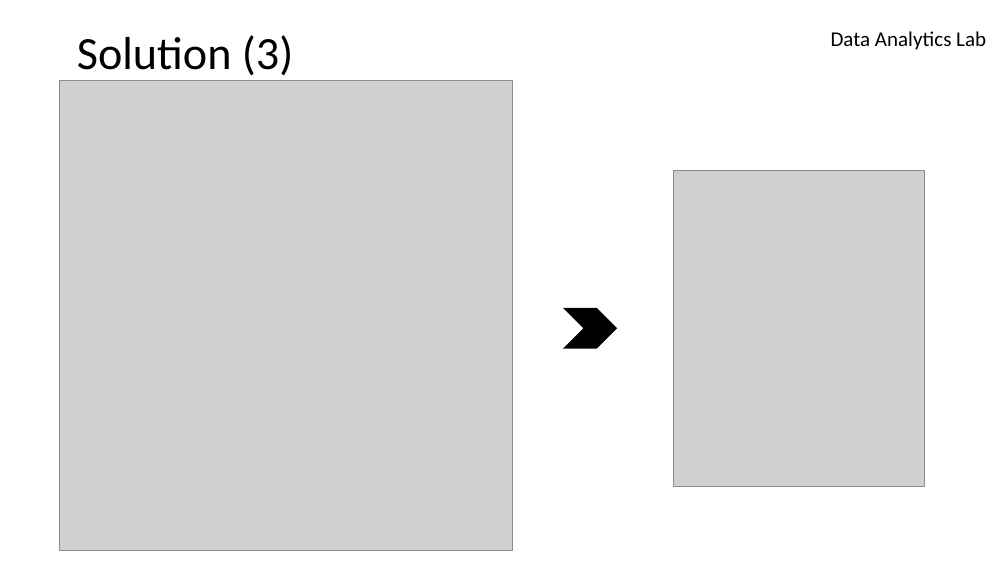
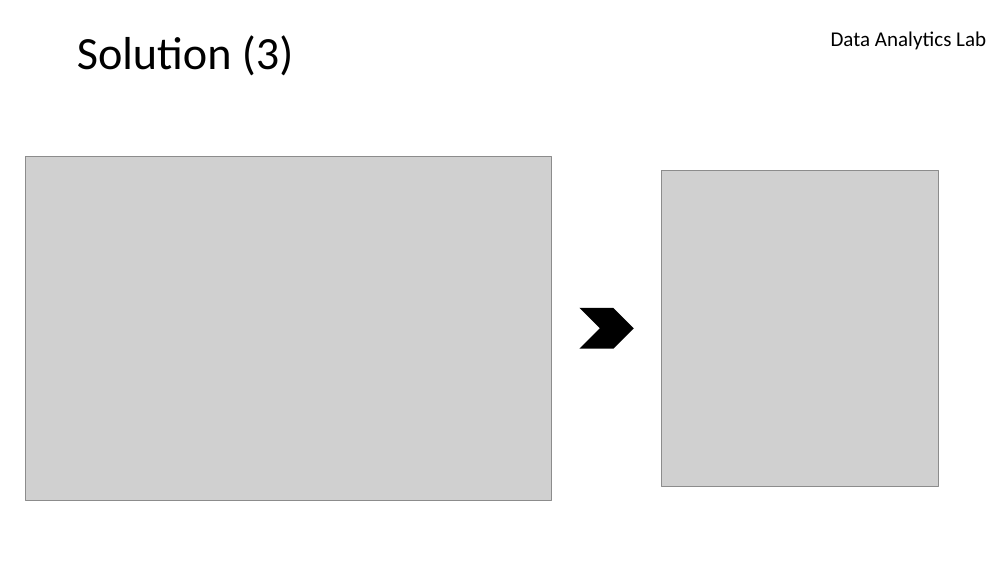
Before and after one commit to azimjaan21/algoMAP, a slide deck: slide 6 of Arrays & Strings/#2.pptx. Drawn at 1008x567 pixels with LibreOffice and Linux fonts; fonts in the diff are those of the drawing; grey boxes stand for pictures; background and template pictures are left out. Boxes give left, top, right and bottom in pixels: in the first picture for what was removed or moved away, otherwise in the second. Text is boxed around its words. In the diff, an @@ line names an element or a change of style, - is before the commit and + after.

```diff
--- a/Arrays & Strings/#2.pptx
+++ b/Arrays & Strings/#2.pptx
@@ picture resized from (x1=60, y1=81, x2=513, y2=551) to (x1=26, y1=157, x2=552, y2=500) @@
@@ picture resized from (x1=673, y1=170, x2=924, y2=486) to (x1=662, y1=170, x2=939, y2=486) @@
@@ chevron moved from (x1=563, y1=308, x2=618, y2=349) to (x1=580, y1=308, x2=634, y2=349) @@
```
Also in this commit, not shown: 5 other slides changed, 1 slide added, 1 slide removed, 2 other files.
